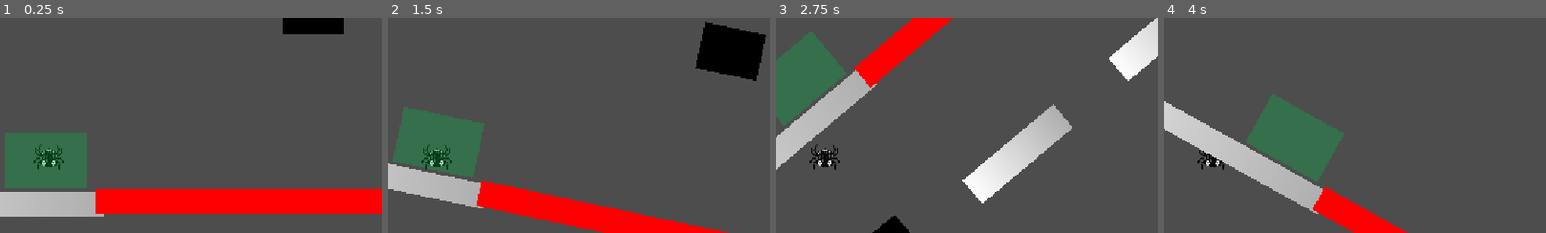
Above: before the commit, frames 1-4 (left to right).
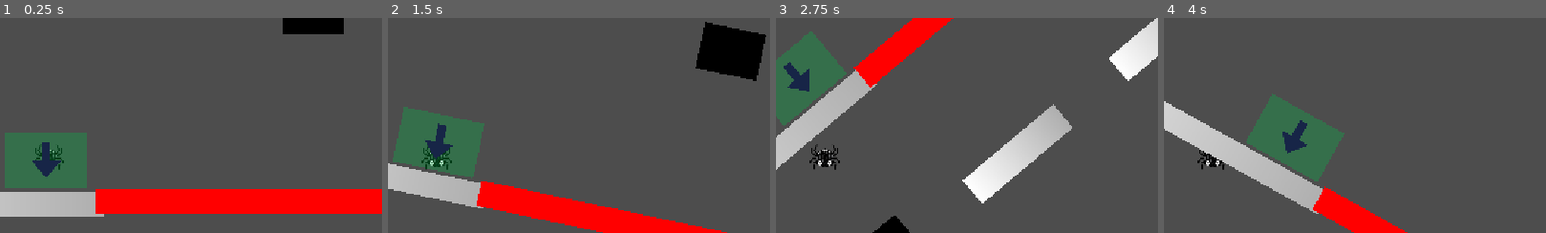
Above: after the commit, the same moments.

Repository: Aymeric-Moreau/GravityHook
Game: Godot game, scene res://Scènes/Marc/ScèneTest.tscn
The game is run twice, just before and just after one commit, with the same random seed, the same clock (stepped at 60 frames per second) and the same inputs.
Inputs:
- Up to frame 1 (0.25 s): no input
- Up to frame 2 (1.5 s): tap Enter (ui_accept) at 0.5, 0.77 s; hold E (Grappin) 0.53-1.28 s; hold P (Rotate_Gravity_Right) from 0.53 s (still down); tap E (Grappin) at 1.35 s
- Up to frame 3 (2.75 s): tap Enter (ui_accept) at 1.52 s; release P (Rotate_Gravity_Right) at 2.03 s; hold O (Rotate_Gravity_Left) from 2.03 s (still down); hold E (Grappin) from 2.03 s (still down)
- Up to frame 4 (4 s): release O (Rotate_Gravity_Left) at 2.78 s; release E (Grappin) at 2.78 s; hold P (Rotate_Gravity_Right) from 2.78 s (still down); tap E (Grappin) at 2.85 s; tap Enter (ui_accept) at 3.02, 3.77 s; hold E (Grappin) from 3.53 s (still down)
The pictures show only the part of the screen within x 44-94%, y 17-67%; the shares and areas given below are measured in that part.

The runs differ from the first frame. In frame 1, 0.5% of the frame differs, in the area x 8-16%, y 57-74%; in frame 2, 0.5%; in frame 3, 0.5%; in frame 4, 0.5%, in the area x 31-38%, y 47-64%.

Commit message:
ajout du gravityfield
ajout du gravity, et correction de quelques petit autres trucs dans le script du joueur

Diff:
--- /dev/null
+++ b/Scripts/Marc/gravity_field.gd
@@ -0,0 +1,23 @@
+extends Area2D
+
+var rotation_angle : float
+
+# Called when the node enters the scene tree for the first time.
+func _ready() -> void:
+	body_entered.connect(_on_body_entered)
+	rotation_angle = rotation
+
+
+# Called every frame. 'delta' is the elapsed time since the previous frame.
+func _process(delta: float) -> void:
+	pass
+
+func _on_body_entered( body: Node2D ) -> void:
+	if body.is_in_group("Player"):
+		body.current_level.rotation = -rotation
+		body.rotation = rotation
+
+		if body.state != body.State.NORMAL :
+			body._exit_swing()
+
+		print("gravity change")
--- a/Scripts/Marc/playercontroller.gd
+++ b/Scripts/Marc/playercontroller.gd
@@ -190,7 +190,7 @@
 
 
 	#if velocity.y > 0: #si le joueur est en train de chuter
-	if velocity.y > deg_to_rad(base_swing_speed) * grapple_distance:
+	if (velocity.y / grapple_distance) * swing_speed_multiplier > deg_to_rad(base_swing_speed):
 		current_swing_speed = rad_to_deg(velocity.y / grapple_distance) * swing_speed_multiplier #augmente la vitesse de swing du grappin du joueur en fonction de la vitesse de chute
 	else:
 		current_swing_speed = base_swing_speed
@@ -228,9 +228,7 @@
 
 	#release du swing
 	if not Input.is_action_pressed("Grappin") or get_slide_collision_count() > 0: # si on relache le grappin, ou que le personnage touche une surface, on lâche le grappin
-		state = State.NORMAL #sort du grappin
-		sprite_spider.rotation = 0 #renitialise la rotation du sprite de l'arraignée
-		rope_line.hide() #cache la corde
+		_exit_swing()
 
 
 
@@ -255,17 +253,18 @@
 
 	#release du swing
 	if not Input.is_action_pressed("Grappin") or get_slide_collision_count() > 0: # si on relache le grappin, ou que le personnage touche une surface, on lâche le grappin
+		_exit_swing()
+
+		#if is_on_floor() :
+			#velocity = Vector2.ZERO
+
+
+
+
+func _exit_swing() -> void: ## cette fonction s'éxécute quand le joueur sort de l'état de swing.
 		state = State.NORMAL #sort du grappin
 		sprite_spider.rotation = 0 #renitialise la rotation du sprite de l'arraignée
 		rope_line.hide() #cache la corde
-
-		#if is_on_floor() :
-			#velocity = Vector2.ZERO
-
-
-
-
-
 
 
 func _update_rope() -> void: ##update les points qui segmentent la line2D qui représente visuellement la corde. Permet l'animation de la corde.
@@ -287,6 +286,7 @@
 	state = State.NORMAL
 	velocity = Vector2.ZERO
 	global_position = current_respawn_point.global_position
+
 	current_level.rotation = -current_respawn_point.rotation
 	rotation = current_respawn_point.rotation
 	print("respawn")
--- a/Scènes/Marc/ScèneTest.tscn
+++ b/Scènes/Marc/ScèneTest.tscn
@@ -3,6 +3,7 @@
 [ext_resource type="PackedScene" uid="uid://dc0xu58576imh" path="res://Scènes/Marc/player.tscn" id="1_n0l7y"]
 [ext_resource type="PackedScene" uid="uid://bla87xwjod8j7" path="res://Scènes/Marc/killzone.tscn" id="2_p4jeo"]
 [ext_resource type="PackedScene" uid="uid://b6mjuqlmo87u1" path="res://Scènes/Marc/respawn_point.tscn" id="3_u1fjq"]
+[ext_resource type="PackedScene" uid="uid://w6djph06cilo" path="res://Scènes/Marc/gravity_field.tscn" id="4_u1fjq"]
 
 [sub_resource type="Gradient" id="Gradient_n0l7y"]
 colors = PackedColorArray(0, 0, 0, 1, 0, 0, 0, 1)
@@ -28,6 +29,7 @@
 
 [node name="player" parent="." unique_id=1296045762 groups=["Player"] instance=ExtResource("1_n0l7y")]
 position = Vector2(8984, 714)
+swing_speed_multiplier = 0.9
 
 [node name="testingchamber" type="Node2D" parent="." unique_id=613565545]
 
@@ -1141,7 +1143,61 @@
 skew = -3.027916e-05
 shape = SubResource("RectangleShape2D_5h0dj")
 
-[node name="plateformes" type="Node2D" parent="level_test" unique_id=1614519005]
+[node name="gravity_fields" type="Node2D" parent="level_test" unique_id=1614519005]
+position = Vector2(6317.0005, 807)
+scale = Vector2(1.8800001, 1.6864691)
+
+[node name="gravity field" parent="level_test/gravity_fields" unique_id=596603817 instance=ExtResource("4_u1fjq")]
+
+[node name="gravity field4" parent="level_test/gravity_fields" unique_id=206535258 instance=ExtResource("4_u1fjq")]
+position = Vector2(5039.893, 1068.5045)
+rotation = -1.5707964
+scale = Vector2(1.7021381, 4.320501)
+
+[node name="gravity field5" parent="level_test/gravity_fields" unique_id=2093700180 instance=ExtResource("4_u1fjq")]
+position = Vector2(5388.2974, -313.6731)
+rotation = -4.712389
+scale = Vector2(1.7021381, 5.767334)
+
+[node name="gravity field6" parent="level_test/gravity_fields" unique_id=1765869686 instance=ExtResource("4_u1fjq")]
+position = Vector2(4074.9998, -2590.62)
+rotation = -7.853982
+scale = Vector2(1.5403081, 6.042897)
+
+[node name="gravity field2" parent="level_test/gravity_fields" unique_id=1644306329 instance=ExtResource("4_u1fjq")]
+position = Vector2(-702.12775, -400.83752)
+rotation = -3.1415927
+scale = Vector2(1.5957434, 1.5218003)
+
+[node name="gravity field3" parent="level_test/gravity_fields" unique_id=1655561625 instance=ExtResource("4_u1fjq")]
+position = Vector2(768.61664, 1126.0212)
+rotation = -4.712389
+scale = Vector2(1.5957434, 1.5218003)
+
+[node name="gravity field7" parent="level_test/gravity_fields" unique_id=1416413965 instance=ExtResource("4_u1fjq")]
+position = Vector2(-2402.66, -779.1426)
+rotation = -6.2831855
+scale = Vector2(1.5957434, 1.5218003)
+
+[node name="gravity field8" parent="level_test/gravity_fields" unique_id=330858393 instance=ExtResource("4_u1fjq")]
+position = Vector2(-3256.915, 607.7786)
+rotation = -7.853982
+scale = Vector2(1.5957434, 1.5218003)
+
+[node name="gravity field10" parent="level_test/gravity_fields" unique_id=535857795 instance=ExtResource("4_u1fjq")]
+position = Vector2(-4252.128, -649.8787)
+rotation = -7.853982
+scale = Vector2(1.5957434, 1.5218003)
+
+[node name="gravity field9" parent="level_test/gravity_fields" unique_id=1036324149 instance=ExtResource("4_u1fjq")]
+position = Vector2(-961.7022, 137.56549)
+rotation = -9.424778
+scale = Vector2(1.5957434, 1.5218003)
+
+[node name="gravity_fields2" type="Node2D" parent="level_test" unique_id=1615830456]
+position = Vector2(5892.0005, 787.99994)
+rotation = 1.5707964
+scale = Vector2(1.8800001, 1.6864691)
 
 [node name="blocs_grav" type="Node2D" parent="level_test" unique_id=681389183]
 
@@ -1366,8 +1422,8 @@
 shape = SubResource("RectangleShape2D_5h0dj")
 
 [node name="platforme33" type="StaticBody2D" parent="level_test/non_hook_blocks" unique_id=808330493]
-position = Vector2(13844, 2492)
-scale = Vector2(10.523331, 210.5289)
+position = Vector2(13897.001, 2492)
+scale = Vector2(10.123331, 210.5289)
 collision_layer = 4
 
 [node name="Sprite2D" type="Sprite2D" parent="level_test/non_hook_blocks/platforme33" unique_id=1740148788]
@@ -1580,20 +1636,6 @@
 scale = Vector2(12.826931, -0.050161306)
 shape = SubResource("RectangleShape2D_5h0dj")
 
-[node name="platforme24" type="StaticBody2D" parent="level_test/non_hook_blocks" unique_id=1620958593]
-position = Vector2(12512, 2370)
-scale = Vector2(-0.3227002, -622.195)
-collision_layer = 4
-
-[node name="Sprite2D" type="Sprite2D" parent="level_test/non_hook_blocks/platforme24" unique_id=21655170]
-scale = Vector2(1.0000001, 1)
-texture = SubResource("GradientTexture1D_q787x")
-
-[node name="CollisionShape2D" type="CollisionShape2D" parent="level_test/non_hook_blocks/platforme24" unique_id=473808874]
-rotation = -3.1415925
-scale = Vector2(12.826931, -0.050161306)
-shape = SubResource("RectangleShape2D_5h0dj")
-
 [node name="killzones" type="Node2D" parent="level_test" unique_id=1199538159]
 
 [node name="killzone3" parent="level_test/killzones" unique_id=124395291 instance=ExtResource("2_p4jeo")]
--- /dev/null
+++ b/Scènes/Marc/gravity_field.tscn
@@ -0,0 +1,28 @@
+[gd_scene format=3 uid="uid://w6djph06cilo"]
+
+[ext_resource type="Script" uid="uid://b27avoqxumd0k" path="res://Scripts/Marc/gravity_field.gd" id="1_xijxc"]
+[ext_resource type="Texture2D" uid="uid://c168qwjrg43dj" path="res://Assets/Marc/Sideways_Arrow_Icon.png" id="2_p33ul"]
+
+[sub_resource type="Gradient" id="Gradient_pbh6j"]
+colors = PackedColorArray(0.94, 0, 0.75200015, 0.5294118, 0.5519999, 0.44, 1, 0.58431375)
+
+[sub_resource type="GradientTexture1D" id="GradientTexture1D_n2l6m"]
+gradient = SubResource("Gradient_pbh6j")
+
+[sub_resource type="RectangleShape2D" id="RectangleShape2D_5hgaw"]
+size = Vector2(83, 82)
+
+[node name="gravity field" type="Area2D" unique_id=596603817]
+script = ExtResource("1_xijxc")
+
+[node name="Sprite2D" type="Sprite2D" parent="." unique_id=505109825]
+scale = Vector2(0.33159083, 81.23616)
+texture = SubResource("GradientTexture1D_n2l6m")
+
+[node name="CollisionShape2D" type="CollisionShape2D" parent="." unique_id=317394891]
+shape = SubResource("RectangleShape2D_5hgaw")
+
+[node name="SidewaysArrowIcon" type="Sprite2D" parent="." unique_id=1337966539]
+rotation = 1.5707964
+scale = Vector2(0.15992188, 0.15992188)
+texture = ExtResource("2_p33ul")
--- a/Scènes/Marc/respawn_point.tscn
+++ b/Scènes/Marc/respawn_point.tscn
@@ -1,6 +1,7 @@
 [gd_scene format=3 uid="uid://b6mjuqlmo87u1"]
 
 [ext_resource type="Script" uid="uid://ipkv8ikmrj8o" path="res://Scripts/Marc/respawn_point.gd" id="1_macwy"]
+[ext_resource type="Texture2D" uid="uid://c168qwjrg43dj" path="res://Assets/Marc/Sideways_Arrow_Icon.png" id="2_6od13"]
 
 [sub_resource type="Gradient" id="Gradient_rjqp0"]
 colors = PackedColorArray(0, 0.7411765, 0.28235295, 0.30980393, 0, 0.74, 0.28366658, 0.30980393)
@@ -21,3 +22,8 @@
 
 [node name="CollisionShape2D" type="CollisionShape2D" parent="." unique_id=600109436]
 shape = SubResource("RectangleShape2D_q787x")
+
+[node name="Sprite2D2" type="Sprite2D" parent="." unique_id=1693521864]
+rotation = 1.5707964
+scale = Vector2(0.0967738, -0.09523772)
+texture = ExtResource("2_6od13")
Binary file added: Assets/Marc/Sideways_Arrow_Icon.png
Not shown, added: Assets/Marc/Sideways_Arrow_Icon.png.import
Not shown, added: Scripts/Marc/gravity_field.gd.uid
